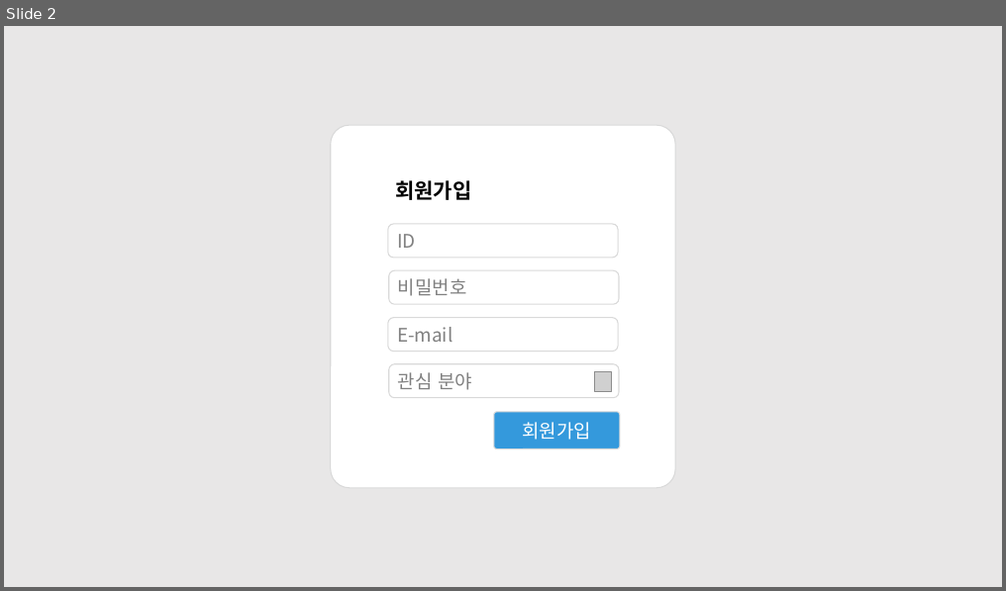
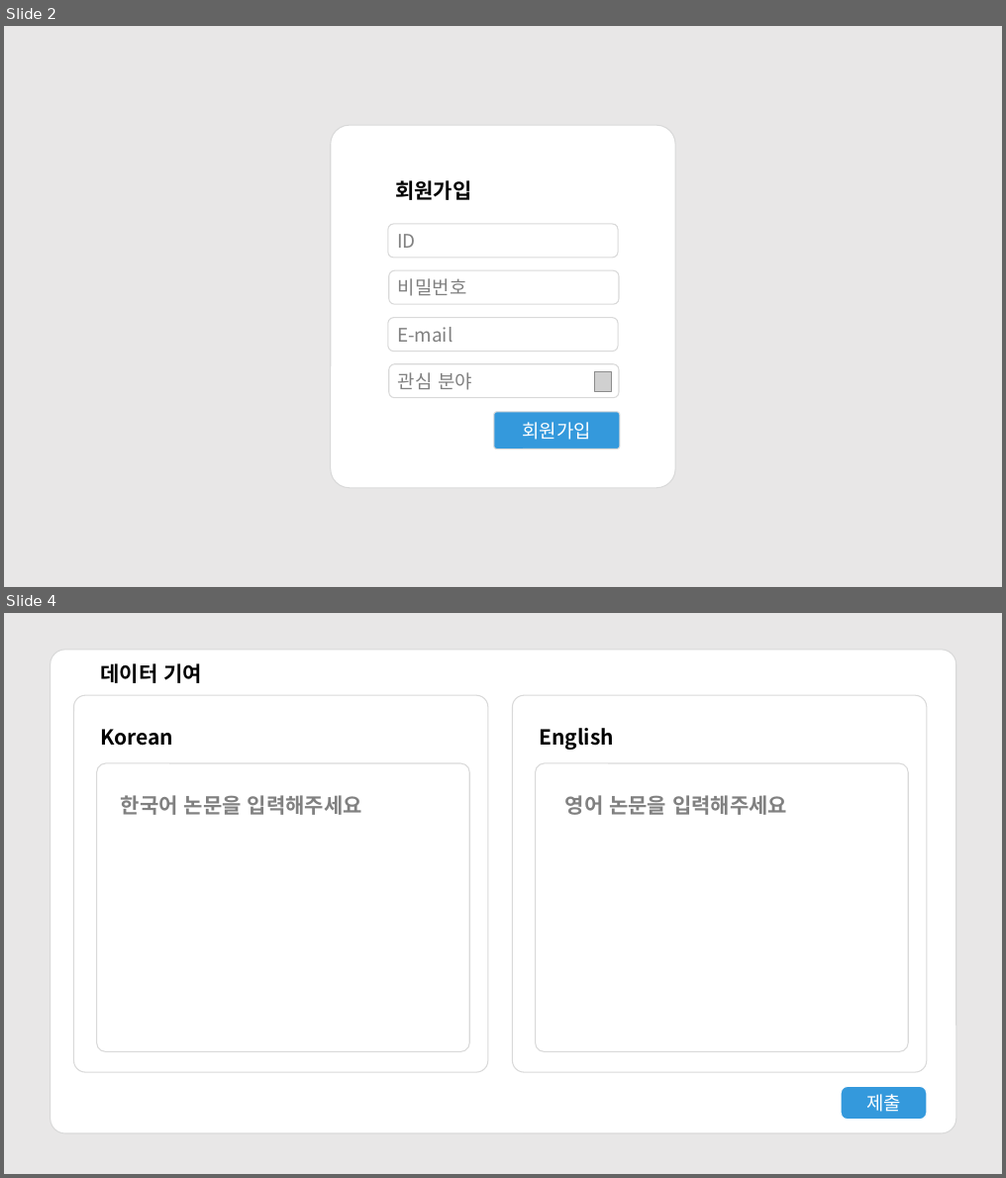
Before and after one commit to potionk/lafuta, a slide deck: week3,4/졸업프로젝트_프로토타입.pptx. Shown one above the other, each under a label of ours: slide 2 before the commit, slides 2 and 4 after it; the slides between them are not shown. The pictures are 1006x591 and 1006x1178 pixels, drawn with LibreOffice and Linux fonts; fonts in the diff are those of the drawing; grey boxes stand for pictures. Boxes give left, top, right and bottom in pixels: in the first picture for what was removed or moved away, otherwise in the second. Text is boxed around its words. In the diff, an @@ line names an element or a change of style, - is before the commit and + after.

```diff
--- a/week3,4/졸업프로젝트_프로토타입.pptx
+++ b/week3,4/졸업프로젝트_프로토타입.pptx
@@ slide 4 added at [4, 613, 1002, 1174], background #E8E7E7 @@
@@ rounded rectangle added at [51, 650, 957, 1134], fill #FFFFFF, outline #D9D9D9 1 pt @@
@@ text added at [100, 663, 202, 683], 20 pt, text #000000, bold @@
+데이터 기여
@@ rounded rectangle added at [73, 695, 487, 1072], fill #FFFFFF, outline #D9D9D9 1 pt @@
@@ rounded rectangle added at [512, 695, 927, 1072], fill #FFFFFF, outline #D9D9D9 1 pt @@
@@ text added at [100, 729, 173, 746], 20 pt, text #000000, bold @@
+Korean
@@ text added at [539, 728, 614, 750], 20 pt, text #000000, bold @@
+English
@@ rounded rectangle added at [97, 763, 469, 1052], fill #FFFFFF, outline #D9D9D9 1 pt @@
@@ rounded rectangle added at [536, 763, 908, 1052], fill #FFFFFF, outline #D9D9D9 1 pt @@
@@ text added at [121, 795, 362, 815], 20 pt, text #808080, bold @@
+한국어 논문을 입력해주세요
@@ text added at [565, 795, 787, 815], 20 pt, text #808080, bold @@
+영어 논문을 입력해주세요
@@ rounded rectangle added at [841, 1087, 927, 1120], fill #3499DC, outline #FFFFFF 1 pt, 18 pt, text #FFFFFF @@
+제출
```
Also in this commit, not shown: 2 slides changed, 2 other files.
